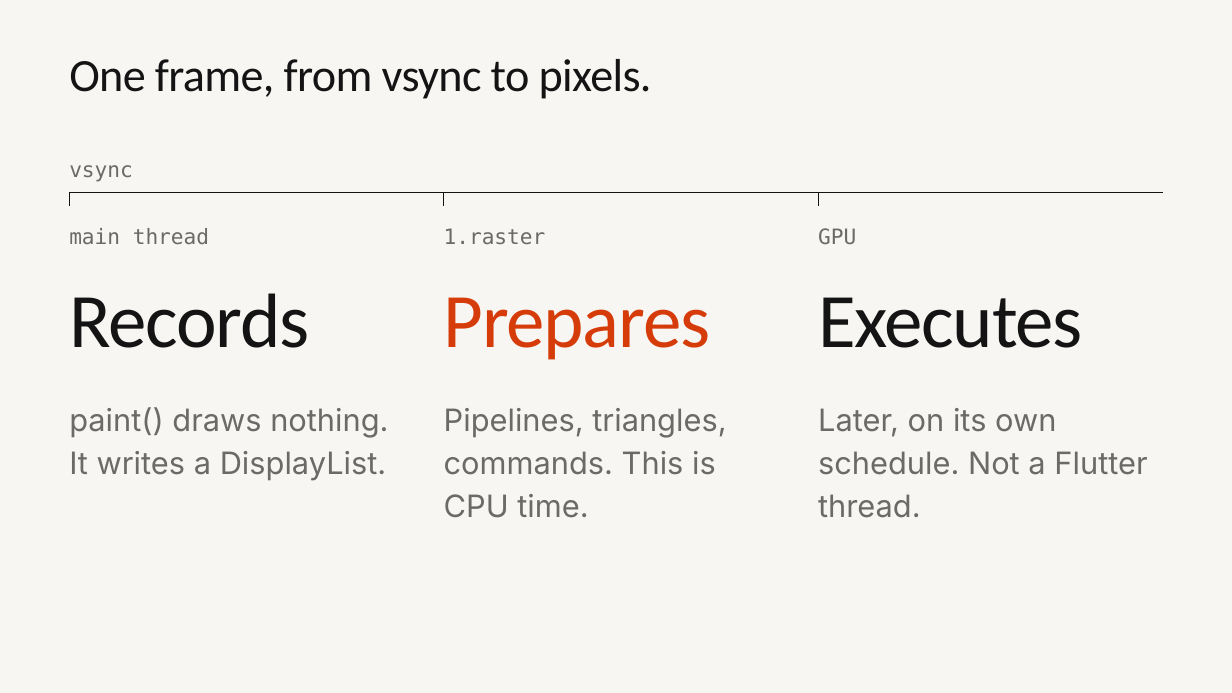
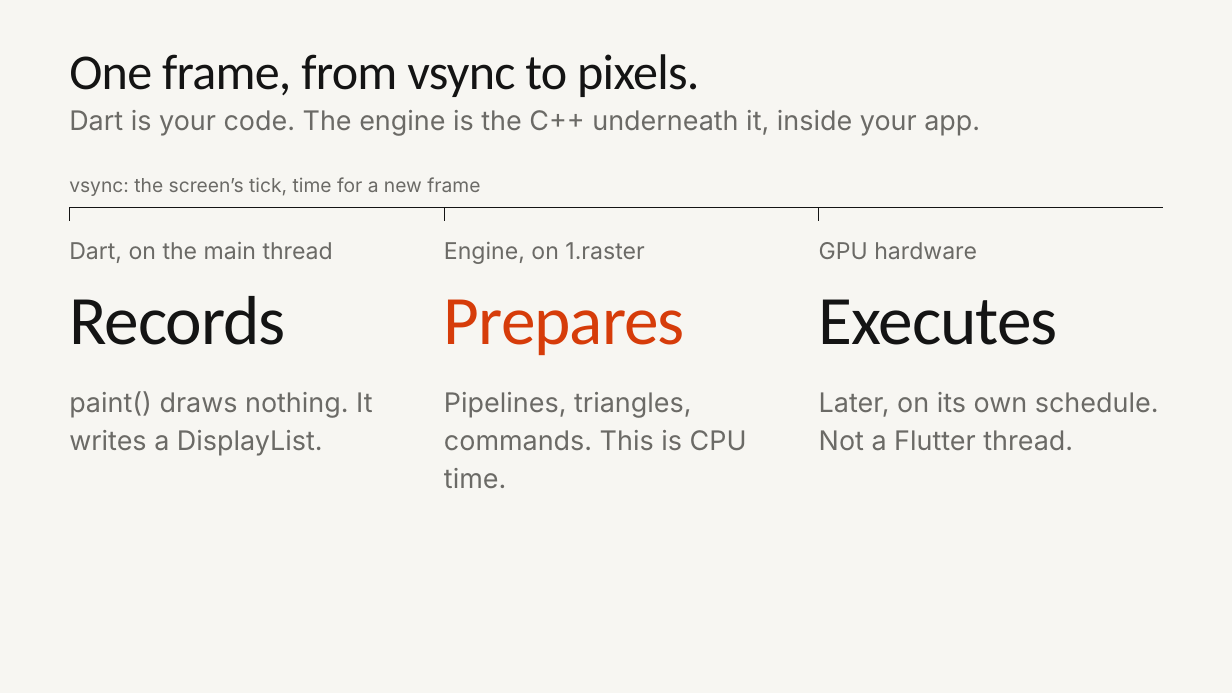
Before and after one commit to cm-collins/fluttercon-demo-app, a slide deck: slide 3 of docs/talk/slides/beyond-skia.pptx (slide 4 before the commit). Drawn at 1232x693 pixels with LibreOffice and Linux fonts; fonts in the diff are those of the drawing; background and template pictures are left out. Boxes give left, top, right and bottom in pixels: in the first picture for what was removed or moved away, otherwise in the second. Text is boxed around its words. In the diff, an @@ line names an element or a change of style, - is before the commit and + after.

```diff
--- a/docs/talk/slides/beyond-skia.pptx
+++ b/docs/talk/slides/beyond-skia.pptx
@@ title "One frame, from vsync to ..." at (69,54,699,97): size 36 to 39 pt, letter spacing -0.5 to -0.6 pt @@
@@ text added at (69,110,980,136), 21 pt, text #6B6A66 @@
+Dart is your code. The engine is the C++ underneath it, inside your app.
@@ text removed at (69,165,133,182) @@
-vsync
@@ text added at (69,177,480,196), 15 pt, text #6B6A66 @@
+vsync: the screen’s tick, time for a new frame
@@ 4 lines: place and size @@
-4 lines at (69,192,1163,206)
+4 lines at (69,208,1163,222)
@@ text at (69,242,333,263): text changed; size 16.5 to 18 pt; font DejaVu Sans Mono to Inter @@
-main thread
+Dart, on the main thread
@@ text at (444,242,644,264): text changed; size 16.5 to 18 pt; font DejaVu Sans Mono to Inter @@
-1.raster
+Engine, on 1.raster
@@ text at (819,242,977,259): text changed; size 16.5 to 18 pt; font DejaVu Sans Mono to Inter @@
-GPU
+GPU hardware
@@ size 60 to 54 pt, letter spacing -1 to -0.8 pt in 3 elements at (69,296,286,345), (444,299,685,356), (819,299,1058,345) @@
@@ text "paint() draws nothing. It writes ...": place and size @@
-text "paint() draws nothing. It writes ..." at (69,407,388,480)
+text "paint() draws nothing. It writes ..." at (69,391,372,456)
@@ text "Pipelines, triangles, commands. This is ...": place and size @@
-text "Pipelines, triangles, commands. This is ..." at (444,408,726,518)
+text "Pipelines, triangles, commands. This is ..." at (444,392,747,488)
@@ size 24 to 21 pt; line spacing 1.16 to 1.18 in 3 elements at (69,391,372,456), (444,392,747,488), (819,392,1159,451) @@
@@ text "Later, on its own schedule. ...": place and size @@
-text "Later, on its own schedule. ..." at (818,408,1147,518)
+text "Later, on its own schedule. ..." at (819,392,1159,451)
```
Also in this commit, not shown: 23 other slides changed, 4 slides added, 10 slides removed, 11 other files.
